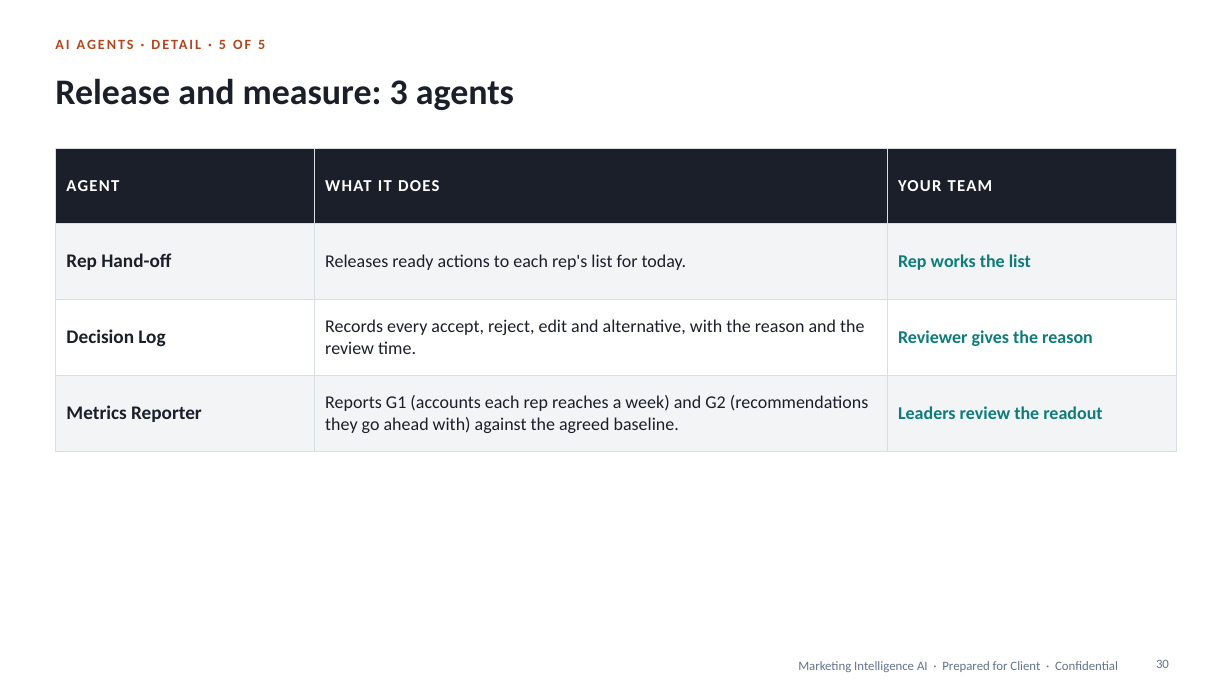
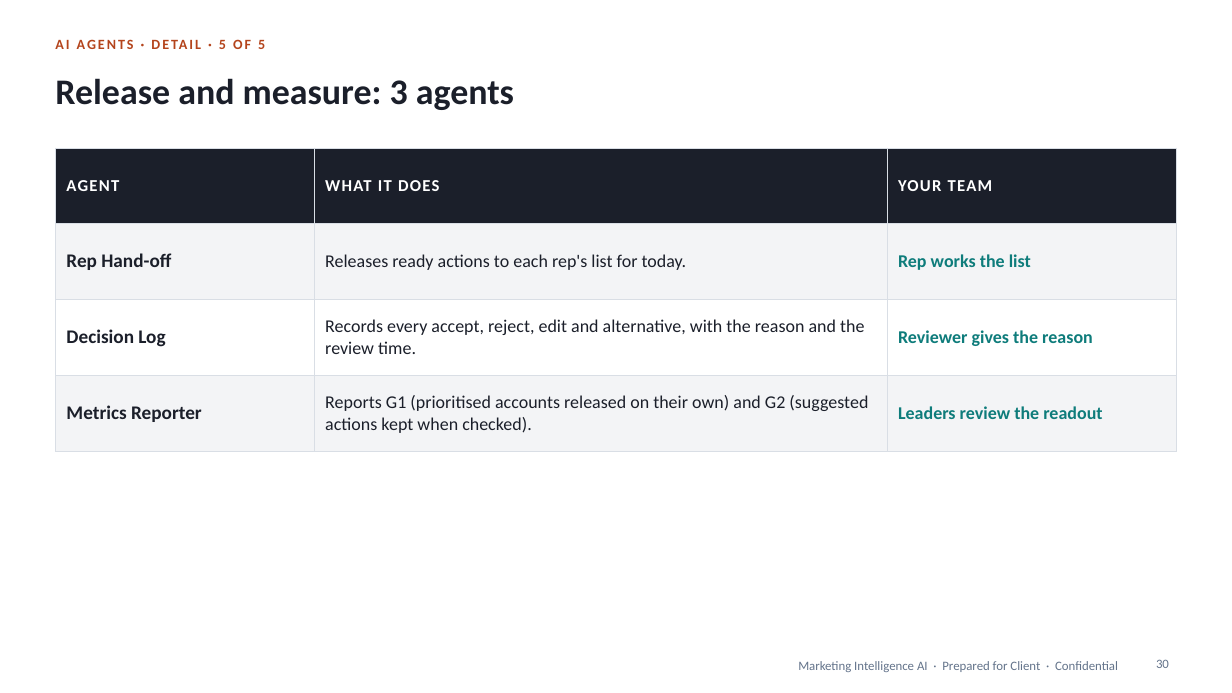
Before and after one commit to shantanusharma-commits/Demand-AI---POC, a slide deck: slide 30 of proposal/Marketing_Intelligence_AI_Pilot_Proposal.pptx. Drawn at 1232x693 pixels with LibreOffice and Linux fonts; fonts in the diff are those of the drawing. Boxes give left, top, right and bottom in pixels: in the first picture for what was removed or moved away, otherwise in the second. Text is boxed around its words. In the diff, an @@ line names an element or a change of style, - is before the commit and + after.

```diff
--- a/proposal/Marketing_Intelligence_AI_Pilot_Proposal.pptx
+++ b/proposal/Marketing_Intelligence_AI_Pilot_Proposal.pptx
@@ table at bbox=[55, 148, 1177, 437] @@
-row 4, column 2: Reports G1 (accounts each rep reaches a week) and G2 (recommendations they go ahead with) against the agreed baseline.
+row 4, column 2: Reports G1 (prioritised accounts released on their own) and G2 (suggested actions kept when checked).
```
Also in this commit, not shown: 5 other slides changed, 3 other files.
